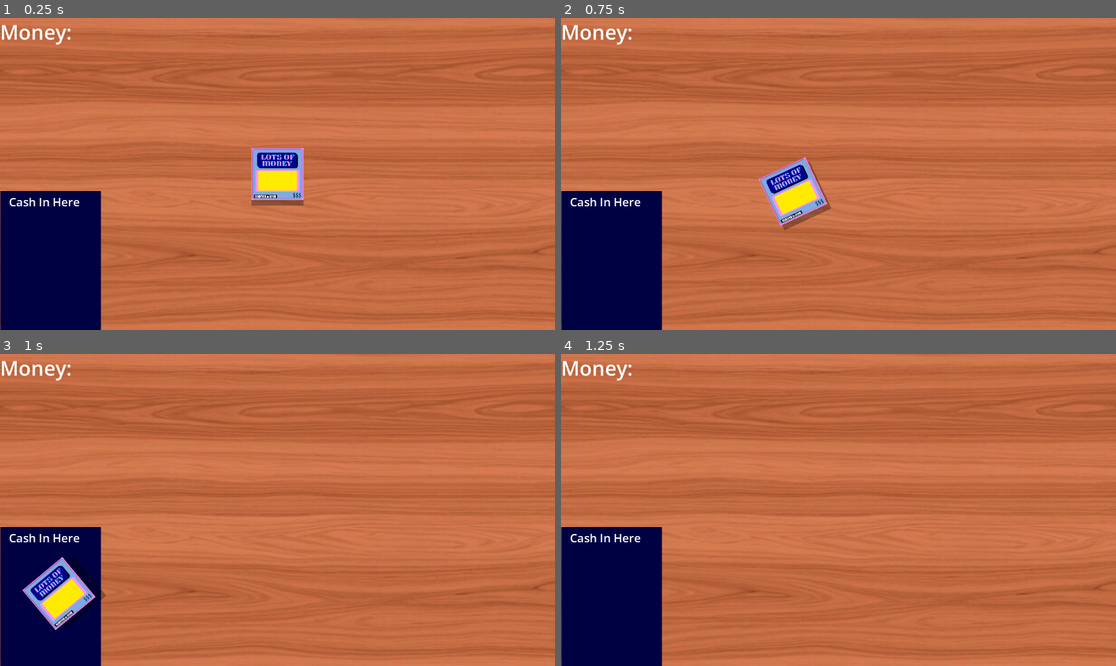
Above: before the commit, frames 1-4 (two rows, left to right).
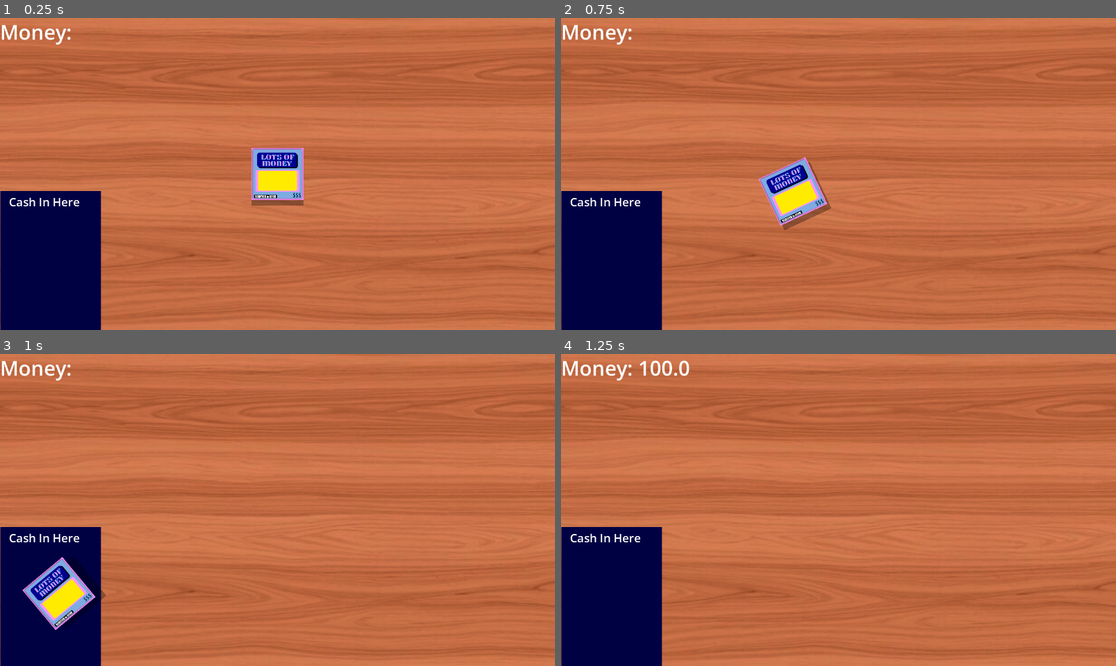
Above: after the commit, the same moments.

Repository: Hien-Trinh/ScratchOff
Game: Godot game, scene res://table.tscn
The game is run twice, just before and just after one commit, with the same random seed, the same clock (stepped at 60 frames per second) and the same inputs.
Inputs (mouse positions are in pixels of both pictures, inside the frame that each line leads up to):
- Up to frame 1 (0.25 s): no input
- Up to frame 2 (0.75 s): tap Enter at 0.5 s; drag from (838, 174) to (610, 261) at 0.52 s
- Up to frame 3 (1 s): no input
- Up to frame 4 (1.25 s): no input

Frames 1-3 are identical in both runs. In frame 4, 0.2% of the frame differs, in the area x 14-24%, y 2-8%.
Error before the commit: Invalid assignment of property or key 'text' with value of type 'String' on a base object of type 'Nil'. (res://cashArea.gd:14)

Commit message:
feat: fixed infamouse FAST MOUSE

Diff:
--- a/cashArea.gd
+++ b/cashArea.gd
@@ -4,13 +4,15 @@
 @export var moneyLabel : Label
 @onready var cashSpace = $Area2D
 var money = 0
+var winning = 0
 
 func _process(delta: float) -> void:
 	if Input.is_action_just_released("Click") && get_global_mouse_position().x < 350 && get_global_mouse_position().y > 600 && cashSpace.has_overlapping_bodies():
 		var labelArray = cashSpace.get_overlapping_bodies()
 		for card in labelArray:
+			winning = card.card_data.card_value
 			card.free()
-		money = money + 1
+		money = money + winning
 		moneyLabel.text = "Money: " + str(money)
 
 #line of tabs to see end of long line above, godot issue
--- a/scripts/card.gd
+++ b/scripts/card.gd
@@ -30,7 +30,7 @@
 @onready var card_display: Sprite2D = $CardDisplay
 @onready var eraser_mask: Node2D = $MaskViewport/ScratchBounds/EraserMask
 @onready var foil_dust: CPUParticles2D = $FoilDust
-@onready var card_size: Vector2 = Vector2($MainViewport.size) * card_display.scale
+@onready var card_size := Vector2($MainViewport.size) * card_display.scale
 
 @onready var foil_sprite: Sprite2D = $MainViewport/FoilSprite
 @onready var reward_sprite: Sprite2D = $MainViewport/RewardSprite
@@ -43,7 +43,8 @@
 var scratched_grid: Array[bool] = []
 var scratched_cells: int = 0
 var card_revealed: bool = false
-const scratchable_area_offset:= Vector2(26.0, 82.0)
+var last_scratch_pos := Vector2(-9999, -9999)
+const scratchable_area_offset := Vector2(26.0, 82.0)
 const scratch_success_threshold: float = 0.80
 
 func _ready() -> void:
@@ -112,6 +113,7 @@
 			active_card = self
 
 			is_scratching = true
+			last_scratch_pos = Vector2(-9999, -9999)
 			_send_scratch_point()
 			foil_dust.global_position = get_global_mouse_position()
 			foil_dust.emitting = true
@@ -159,6 +161,7 @@
 	if event is InputEventMouseButton and event.button_index == MOUSE_BUTTON_RIGHT:
 		if not event.is_pressed():
 			is_scratching = false
+			last_scratch_pos = Vector2(-9999, -9999)
 			eraser_mask.break_line()
 			foil_dust.emitting = false
 			active_card = null
@@ -203,24 +206,33 @@
 
 	var brush_radius: float = eraser_mask.brush_size / 2.0
 
-	# Find the min and max grid columns/rows the brush is currently touching
-	var min_col = max(0, int((mask_local_pos.x - brush_radius) / grid_cell_size))
-	var max_col = min(grid_cols - 1, int((mask_local_pos.x + brush_radius) / grid_cell_size))
-	var min_row = max(0, int((mask_local_pos.y - brush_radius) / grid_cell_size))
-	var max_row = min(grid_rows - 1, int((mask_local_pos.y + brush_radius) / grid_cell_size))
-
-	# Loop through only the squares currently under the brush
-	for col in range(min_col, max_col + 1):
-		for row in range(min_row, max_row + 1):
-			var index = row * grid_cols + col
-			if not scratched_grid[index]:
-				# Get the exact center point of this specific grid cell
-				var cell_center = Vector2(col * grid_cell_size + (grid_cell_size / 2.0), row * grid_cell_size + (grid_cell_size / 2.0))
-
-				# If the center of the cell is inside the brush circle, consider it scratched
-				if mask_local_pos.distance_to(cell_center) <= brush_radius:
-					scratched_grid[index] = true
-					scratched_cells += 1
+	# Interpolation for teleporting mouse between frames
+	if last_scratch_pos == Vector2(-9999, -9999):
+		last_scratch_pos = mask_local_pos
+
+	var teleportation_distance = last_scratch_pos.distance_to(mask_local_pos)
+	var step_number = teleportation_distance / brush_radius
+
+	for i in range(step_number + 1):
+		var t = float(i) / float(step_number)
+		var current_pos = last_scratch_pos.lerp(mask_local_pos, t)
+
+		# Find the grid columns/rows for THIS specific step along the line
+		var min_col = max(0, int((current_pos.x - brush_radius) / grid_cell_size))
+		var max_col = min(grid_cols - 1, int((current_pos.x + brush_radius) / grid_cell_size))
+		var min_row = max(0, int((current_pos.y - brush_radius) / grid_cell_size))
+		var max_row = min(grid_rows - 1, int((current_pos.y + brush_radius) / grid_cell_size))
+
+		for col in range(min_col, max_col + 1):
+			for row in range(min_row, max_row + 1):
+				var index = row * grid_cols + col
+				if not scratched_grid[index]:
+					var cell_center = Vector2(col * grid_cell_size + (grid_cell_size / 2.0), row * grid_cell_size + (grid_cell_size / 2.0))
+
+					# Check the distance from the interpolated step point
+					if current_pos.distance_to(cell_center) <= brush_radius:
+						scratched_grid[index] = true
+						scratched_cells += 1
 
 	# Calculate percentage
 	var percentage = float(scratched_cells) / float(total_cells)
--- a/table.tscn
+++ b/table.tscn
@@ -18,20 +18,6 @@
 scale = Vector2(3.1321366, 3.085714)
 texture = ExtResource("2_vjl2i")
 
-[node name="cashArea" type="Sprite2D" parent="." unique_id=2062980907]
-modulate = Color(0, 0.8967519, 0.887035, 1)
-z_index = -1
-position = Vector2(175.50002, 840)
-scale = Vector2(0.18177083, 0.44444445)
-texture = ExtResource("2_kl0hw")
-script = ExtResource("3_vjl2i")
-
-[node name="Area2D" type="Area2D" parent="cashArea" unique_id=319385205]
-
-[node name="CollisionShape2D" type="CollisionShape2D" parent="cashArea/Area2D" unique_id=372474276]
-position = Vector2(-0.00012207031, 0)
-shape = SubResource("RectangleShape2D_67vji")
-
 [node name="Label" type="Label" parent="." unique_id=1617370136]
 offset_left = 31.0
 offset_top = 609.0
@@ -41,6 +27,21 @@
 text = "Cash In Here
 "
 
+[node name="cashArea" type="Sprite2D" parent="." unique_id=2062980907 node_paths=PackedStringArray("moneyLabel")]
+modulate = Color(0, 0.8967519, 0.887035, 1)
+z_index = -1
+position = Vector2(175.50002, 840)
+scale = Vector2(0.18177083, 0.44444445)
+texture = ExtResource("2_kl0hw")
+script = ExtResource("3_vjl2i")
+moneyLabel = NodePath("../moneylabel")
+
+[node name="Area2D" type="Area2D" parent="cashArea" unique_id=319385205]
+
+[node name="CollisionShape2D" type="CollisionShape2D" parent="cashArea/Area2D" unique_id=372474276]
+position = Vector2(-0.00012207031, 0)
+shape = SubResource("RectangleShape2D_67vji")
+
 [node name="moneylabel" type="Label" parent="." unique_id=964445277]
 offset_right = 386.0
 offset_bottom = 138.0
